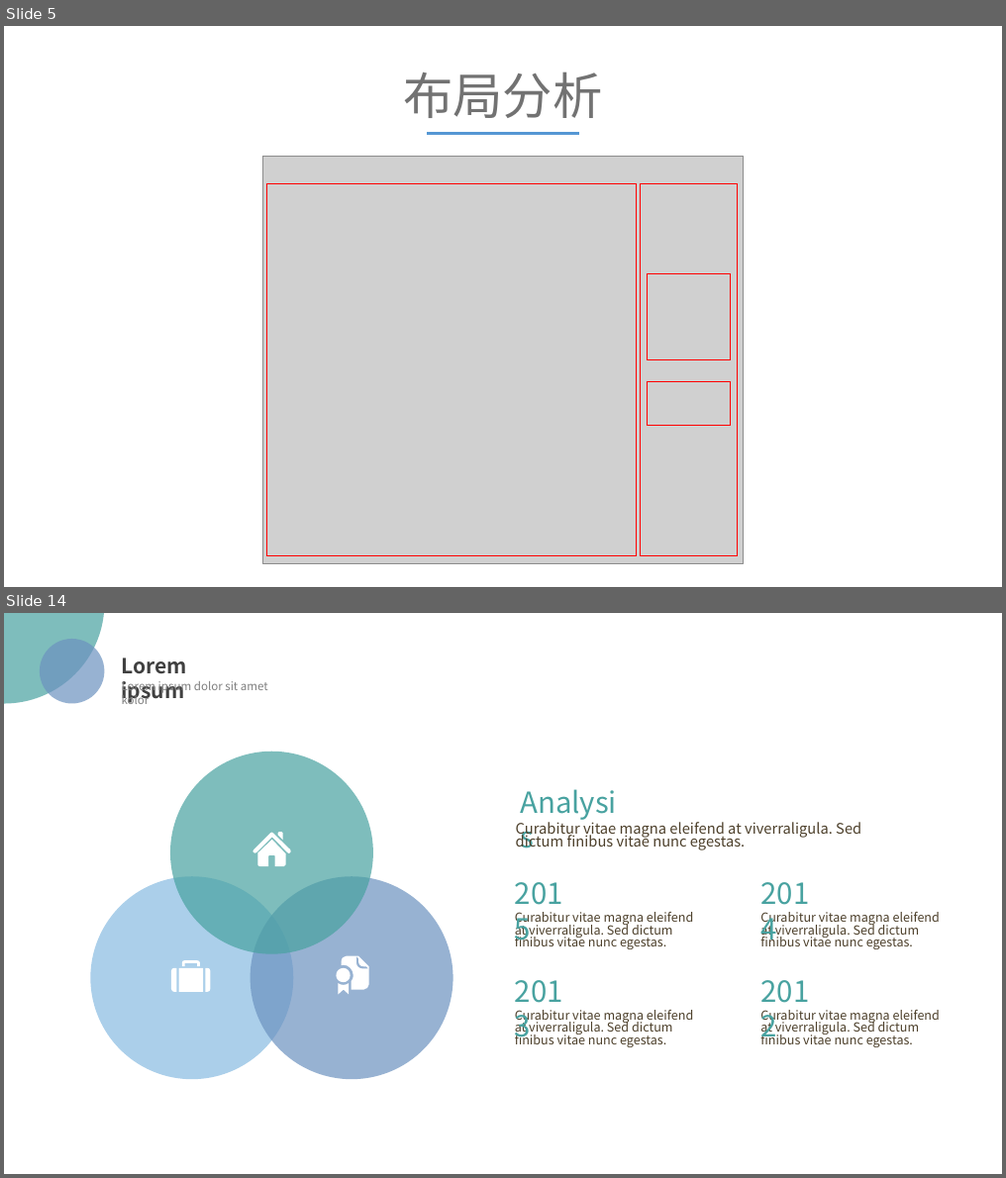
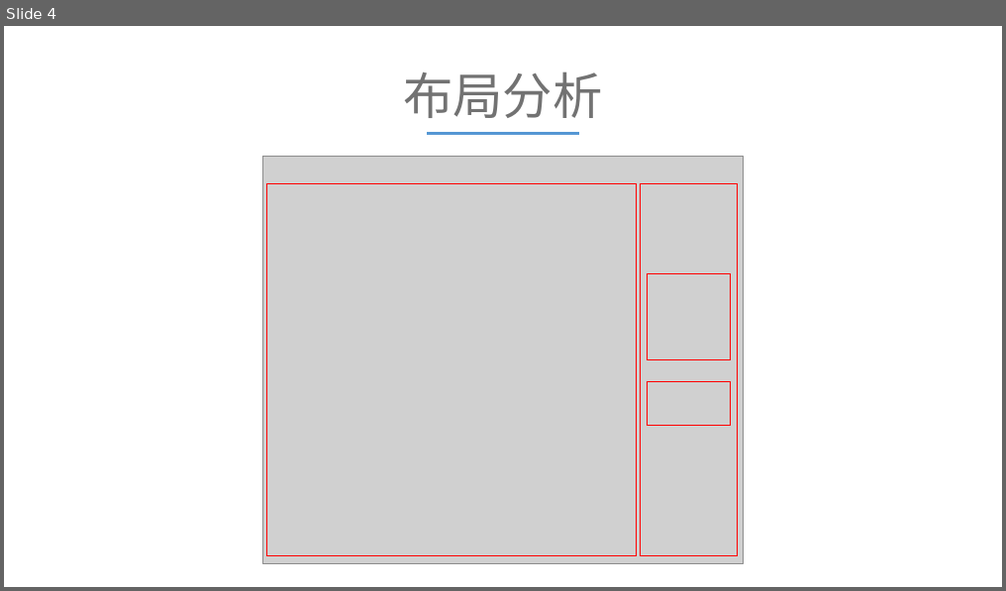
Before and after one commit to AbnerBian/Qt-, a slide deck: ppt/通信1501卞明.pptx. Shown one above the other, each under a label of ours: slides 5 and 14 before the commit, slide 4 after it; the slides between them are not shown. The pictures are 1006x1178 and 1006x591 pixels, drawn with LibreOffice and Linux fonts; fonts in the diff are those of the drawing; grey boxes stand for pictures; background and template pictures are left out. Boxes give left, top, right and bottom in pixels: in the first picture for what was removed or moved away, otherwise in the second. Text is boxed around its words. In the diff, an @@ line names an element or a change of style, - is before the commit and + after.

```diff
--- a/ppt/通信1501卞明.pptx
+++ b/ppt/通信1501卞明.pptx
@@ slide 14 removed at [4,613,1002,1174], background picture (left out) @@
@@ ellipse removed at [4,613,104,703] @@
@@ ellipse removed at [40,639,104,703] @@
@@ text removed at [122,658,187,704] @@
-Lorem ipsum
@@ text removed at [122,681,268,704] @@
-Lorem ipsum dolor sit amet kolor
@@ ellipse removed at [170,752,373,955] @@
@@ text removed at [513,780,633,823] @@
-Analysis
@@ text removed at [516,819,861,851] @@
-Curabitur vitae magna eleifend at viverraligula. Sed dictum finibus vitae nunc egestas.
@@ freeform shape removed at [252,833,291,866] @@
@@ ellipse removed at [91,876,294,1079] @@
@@ ellipse removed at [251,876,453,1079] @@
@@ text removed at [507,872,584,915] @@
-2015
@@ text removed at [753,872,831,915] @@
-2014
@@ text removed at [515,912,693,950] @@
-Curabitur vitae magna eleifend at viverraligula. Sed dictum finibus vitae nunc egestas.
@@ text removed at [760,912,940,950] @@
-Curabitur vitae magna eleifend at viverraligula. Sed dictum finibus vitae nunc egestas.
@@ freeform shape removed at [171,960,210,992] @@
@@ freeform shape removed at [337,957,369,995] @@
@@ text removed at [507,969,584,1012] @@
-2013
@@ text removed at [753,969,831,1012] @@
-2012
@@ text removed at [515,1010,693,1048] @@
-Curabitur vitae magna eleifend at viverraligula. Sed dictum finibus vitae nunc egestas.
@@ text removed at [760,1010,940,1048] @@
-Curabitur vitae magna eleifend at viverraligula. Sed dictum finibus vitae nunc egestas.
@@ what was slide 5 is now slide 4 @@
```
Also in this commit, not shown: 3 slides changed, 6 slides added, 15 other slides removed, 2 other files.
